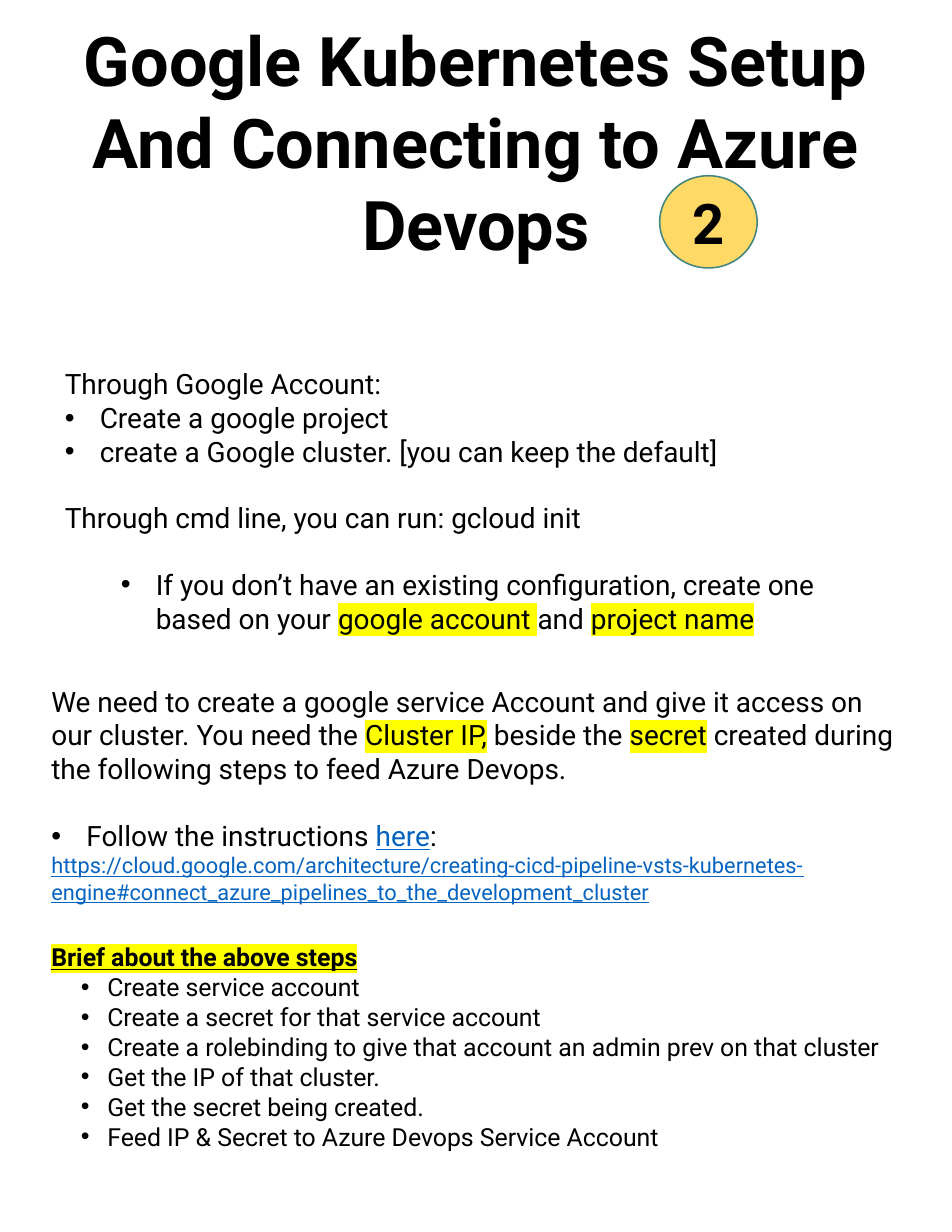
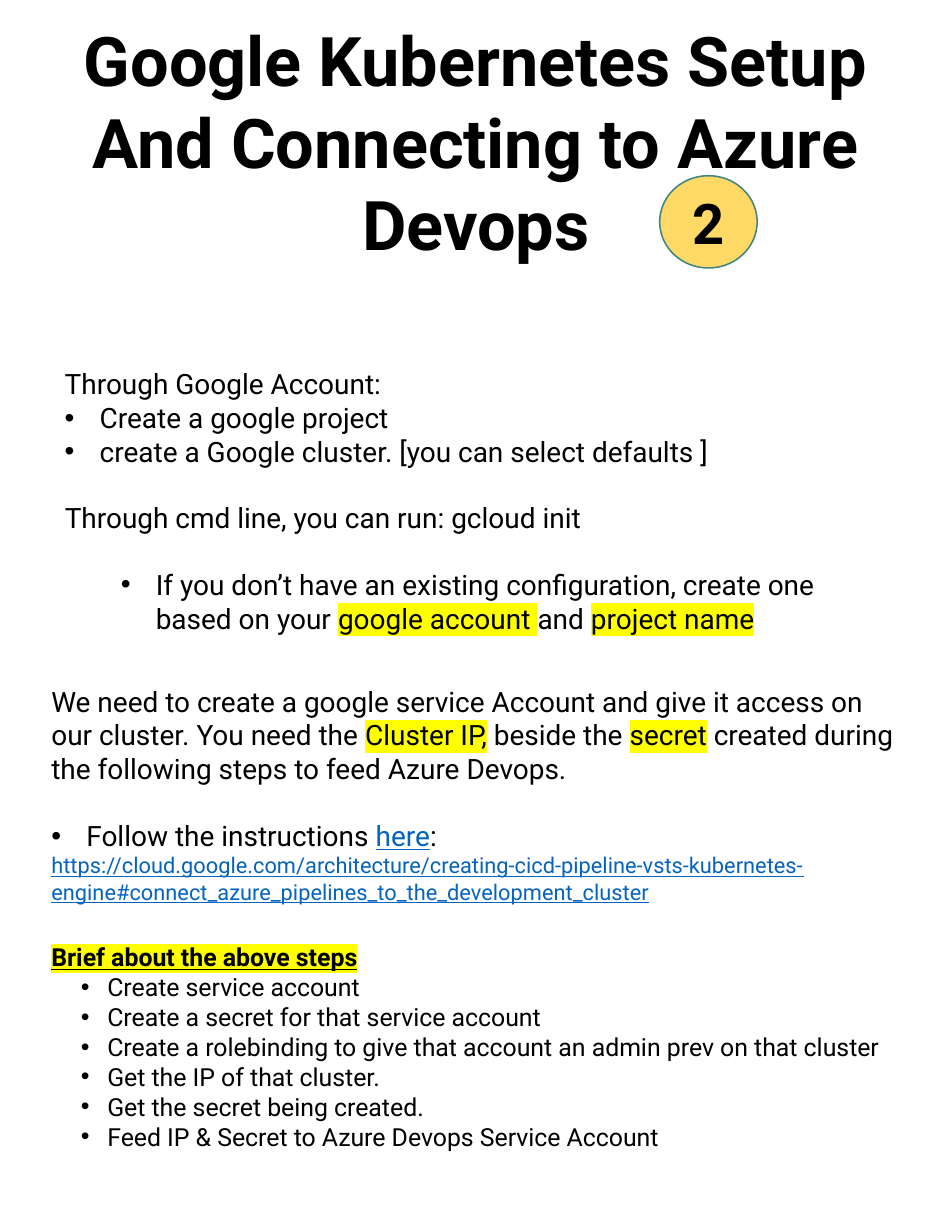
Before and after one commit to scorpion0511/mytracker, a slide deck: slide 66 of doc/React.pptx (slide 62 before the commit). Drawn at 952x1232 pixels with LibreOffice and Linux fonts; fonts in the diff are those of the drawing. Boxes give left, top, right and bottom in pixels: in the first picture for what was removed or moved away, otherwise in the second. Text is boxed around its words. In the diff, an @@ line names an element or a change of style, - is before the commit and + after.

```diff
--- a/doc/React.pptx
+++ b/doc/React.pptx
@@ text at box(100, 439, 693, 468): text changed @@
-• create a Google cluster. [you can keep the default]
+• create a Google cluster. [you can select defaults ]
```
Also in this commit, not shown: 21 other slides changed, 4 slides added.
